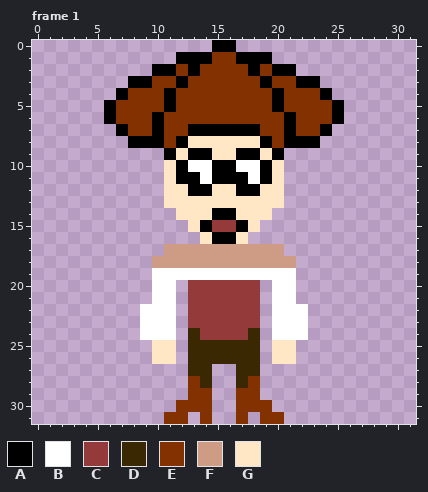
Two versions of one pixel-art file, Sprites/pirate.aseprite. Above is the file before it was changed.
32x32 pixels, 1 frame. Shown: frame 1. The commit also changed other frames, which this record leaves out.
Palette (. is transparent): A #000000  B #ffffff  C #943a3a  D #3a2802  E #833100  F #ce9c85  G #ffe7c5
The same view after the edit:
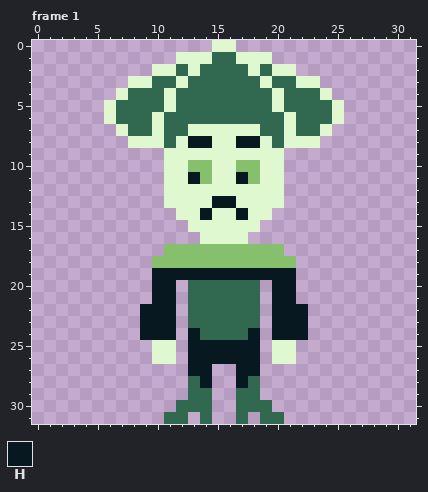
Colours new in this view: H #071821
Diff:
colour A: #000000 -> #e0f8cf
colour E: #833100 -> #306850
colour F: #ce9c85 -> #86c06c
Frame 1, layers "wutface", "body":
y 8: x 13..18 GGGGGG -> HHAAHH
y 9: x 12 G -> A; x 15..16 GG -> AA; x 19 G -> A
y 10: x 11 G -> A; x 13..14 BB -> FF; x 17..18 BB -> FF; x 20 G -> A
y 11: x 11 G -> A; x 13..14 AB -> HF; x 17..18 AB -> HF; x 20 G -> A
y 12: x 11..12 GG -> AA; x 15..16 GG -> AA; x 19..20 GG -> AA
y 13: x 11..20 GGGGGGGGGG -> AAAAHHAAAA
y 14: x 12..14 GGG -> AAH; x 17..19 GGG -> HAA
y 15: x 13 G -> A; x 15..16 CC -> AA; x 18 G -> A
y 16: x 14 G -> A; x 17 G -> A
y 19: x 10..21 BBBBBBBBBBBB -> HHHHHHHHHHHH
y 20..21: x 10..11 BB -> HH; x 13..18 CCCCCC -> EEEEEE; x 20..21 BB -> HH
y 22..23: x 9..11 BBB -> HHH; x 13..18 CCCCCC -> EEEEEE; x 20..22 BBB -> HHH
y 24: x 9..11 BBB -> HHH; x 13..18 DCCCCD -> HEEEEH; x 20..22 BBB -> HHH
y 25..26: x 10..11 GG -> AA; x 13..18 DDDDDD -> HHHHHH; x 20..21 GG -> AA
y 27: x 13..14 DD -> HH; x 17..18 DD -> HH
y 28: x 14 D -> H; x 17 D -> H
Changed places in both pictures, as pixel boxes (x1, y1, x2, y2):
changed: (104, 40, 344, 424)
